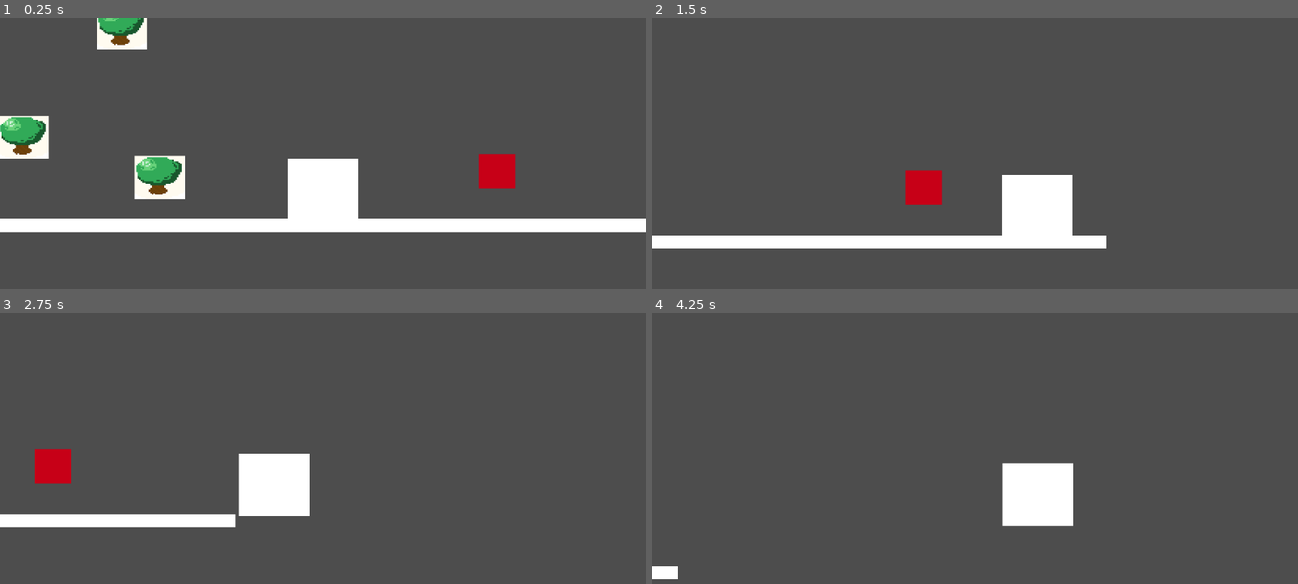
Above: before the commit, frames 1-4 (two rows, left to right).
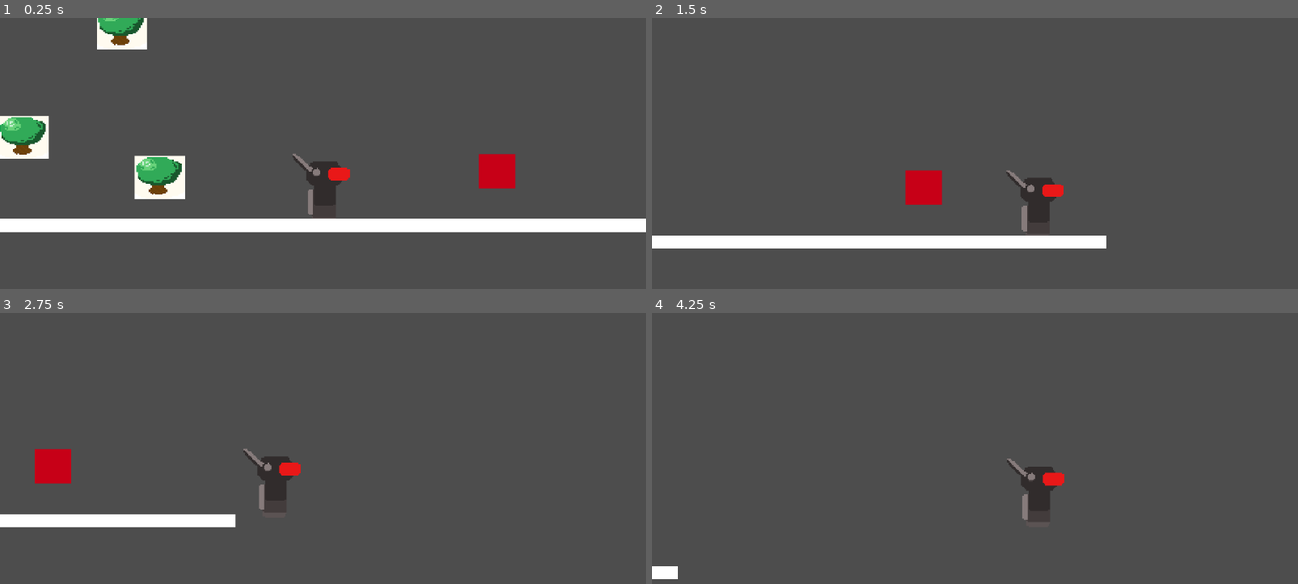
Above: after the commit, the same moments.

Repository: sophieTheProgrammer/queblejam
Game: Godot game, scene res://scenes/game.tscn
Two runs of this game, one before a commit and one after it. Both use one fixed random seed, a clock stepped at 60 frames per second and the inputs below.
Inputs:
- Up to frame 1 (0.25 s): no input
- Up to frame 2 (1.5 s): hold Right (Right) from 0.53 s (still down); tap Space (Jump) at 0.77 s
- Up to frame 3 (2.75 s): tap Space (Jump) at 1.52 s; release Right (Right) at 2.03 s; hold Left (Left) from 2.03 s (still down)
- Up to frame 4 (4.25 s): release Left (Left) at 2.78 s; hold Right (Right) from 2.78 s (still down); tap Space (Jump) at 3.02, 3.77 s

The runs differ from the first frame. In frame 1, 2.5% of the frame differs, in the area x 0-56%, y 0-75%; in frame 2, 2.5%; in frame 3, 2.5%; in frame 4, 2.6%, in the area x 54-66%, y 53-79%.

Commit message:
player sprite

Diff:
--- a/project.godot
+++ b/project.godot
@@ -47,4 +47,5 @@
 
 [rendering]
 
+textures/canvas_textures/default_texture_filter=0
 rendering_device/driver.windows="d3d12"
--- a/scenes/player.tscn
+++ b/scenes/player.tscn
@@ -1,6 +1,7 @@
 [gd_scene format=3 uid="uid://fqnpaxidr784"]
 
 [ext_resource type="Script" uid="uid://0o105le8esnq" path="res://scripts/player.gd" id="1_3vyb7"]
+[ext_resource type="Texture2D" uid="uid://dvnooeo6sj0ry" path="res://art/robot.png" id="2_g2els"]
 
 [sub_resource type="RectangleShape2D" id="RectangleShape2D_3vyb7"]
 size = Vector2(248, 177)
@@ -9,12 +10,8 @@
 script = ExtResource("1_3vyb7")
 
 [node name="Sprite2D" type="Sprite2D" parent="." unique_id=2036827427]
-
-[node name="ColorRect" type="ColorRect" parent="." unique_id=834930231]
-offset_left = -123.0
-offset_top = -108.0
-offset_right = 124.0
-offset_bottom = 110.0
+scale = Vector2(4.45, 4.45)
+texture = ExtResource("2_g2els")
 
 [node name="Camera2D" type="Camera2D" parent="." unique_id=1234617087]
 offset = Vector2(0, 40)
Binary file added: art/robot.png
Not shown, added: art/robot.png.import
